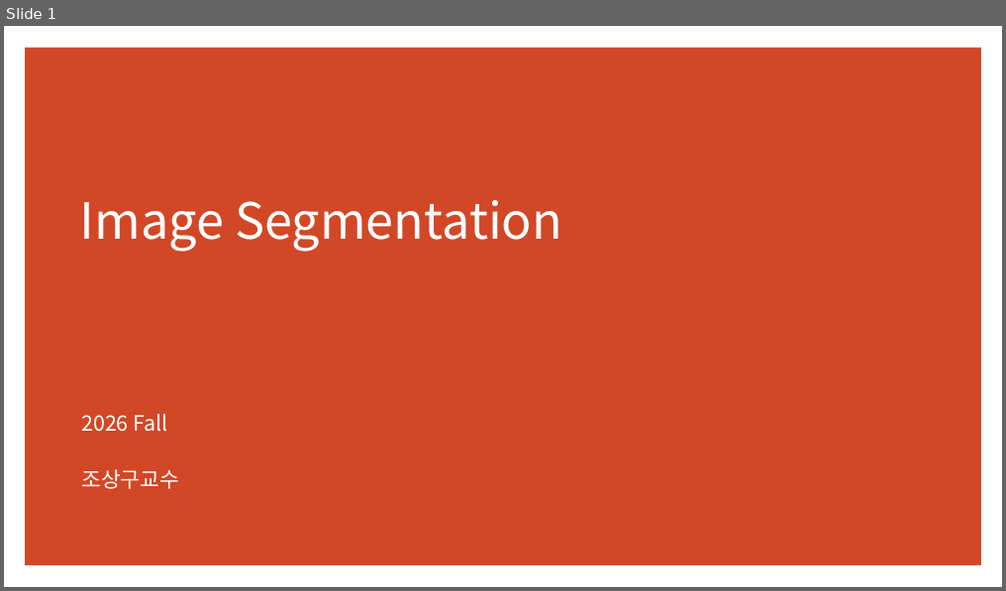
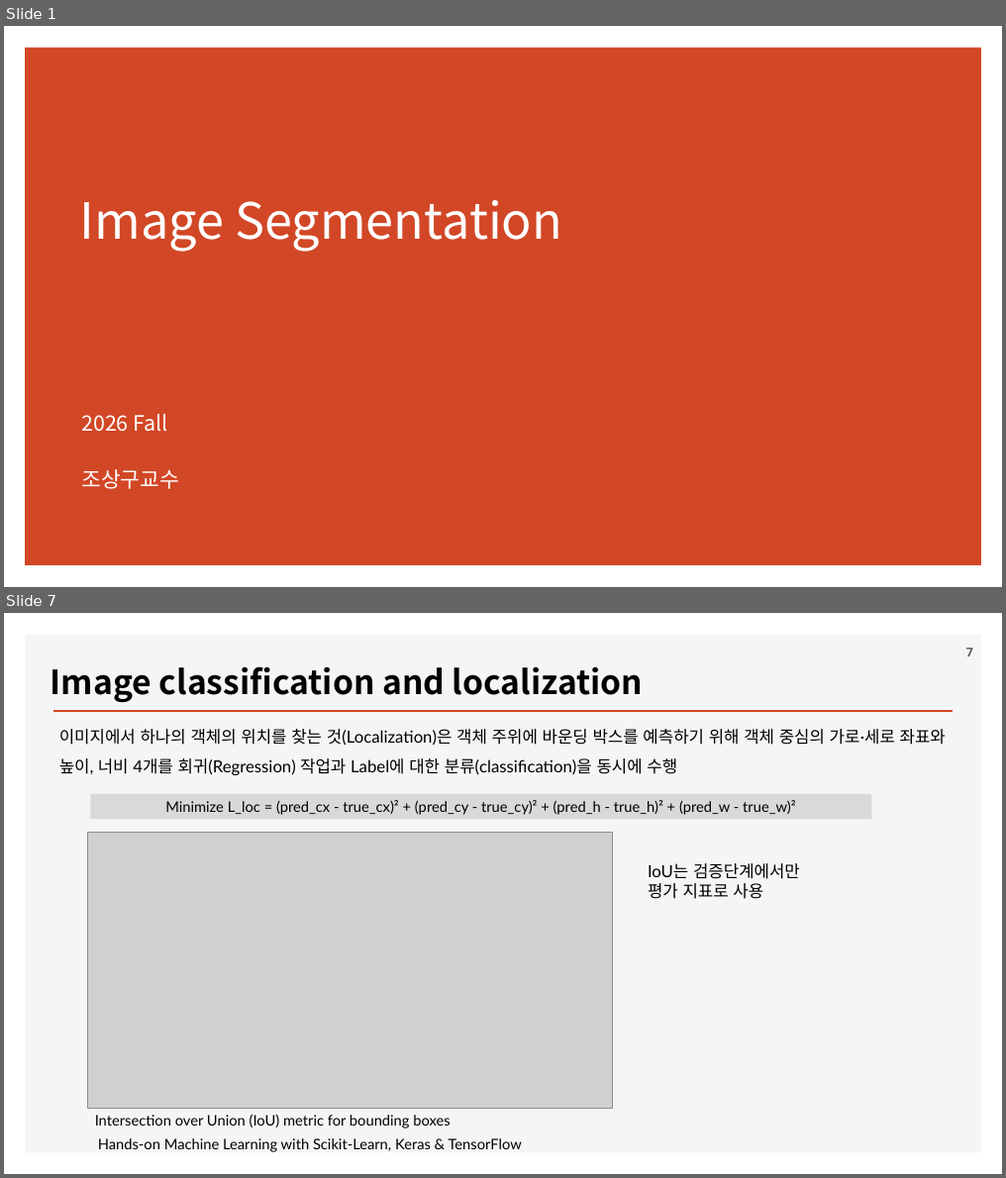
Before and after one commit to ancestor9/2026_Fall_Deep-Learning-with-Python, a slide deck: Chapter 11 Image segmentation.pptx. Shown one above the other, each under a label of ours: slide 1 before the commit, slides 1 and 7 after it; the slides between them are not shown. The pictures are 1006x591 and 1006x1178 pixels, drawn with LibreOffice and Linux fonts; fonts in the diff are those of the drawing; grey boxes stand for pictures; background and template pictures are left out. Boxes give left, top, right and bottom in pixels: in the first picture for what was removed or moved away, otherwise in the second. Text is boxed around its words. In the diff, an @@ line names an element or a change of style, - is before the commit and + after.

```diff
--- a/Chapter 11 Image segmentation.pptx
+++ b/Chapter 11 Image segmentation.pptx
@@ slide 7 added at [4,613,1002,1174], background #FFFFFF @@
@@ rectangle added at [25,635,982,1154], fill #F5F5F5 @@
@@ text added at [51,666,643,702], 32 pt, text #000000, bold @@
+Image classification and localization
@@ page number added at [966,648,973,657], 12 pt, text #595959, bold @@
+7
@@ line added from (54, 711) to (952, 711), #D24726 2 pt @@
@@ text added at [59,729,945,775], 16 pt, text #000000 @@
+이미지에서 하나의 객체의 위치를 찾는 것(Localization)은 객체 주위에 바운딩 박스를 예측하기 위해 객체 중심의 가로·세로 좌표와 높이, 너비 4개를 회귀(Regression) 작업과 Label에 대한 분류(classification)을 동시에 수행
@@ rectangle added at [91,794,872,820], fill #D9D9D9, 14 pt, text #000000 @@
+Minimize L_loc = (pred_cx - true_cx)² + (pred_cy - true_cy)² + (pred_h - true_h)² + (pred_w - true_w)²
@@ picture added at [88,833,613,1108] @@
@@ text added at [648,863,800,899], 16 pt, text #000000 @@
+IoU는 검증단계에서만 평가 지표로 사용
@@ text added at [95,1114,450,1129], 14 pt, text #000000 @@
+Intersection over Union (IoU) metric for bounding boxes
@@ text added at [98,1139,522,1153], 14 pt, text #000000 @@
+Hands-on Machine Learning with Scikit-Learn, Keras & TensorFlow
```
Also in this commit, not shown: 11 slides changed, 14 other slides added.
